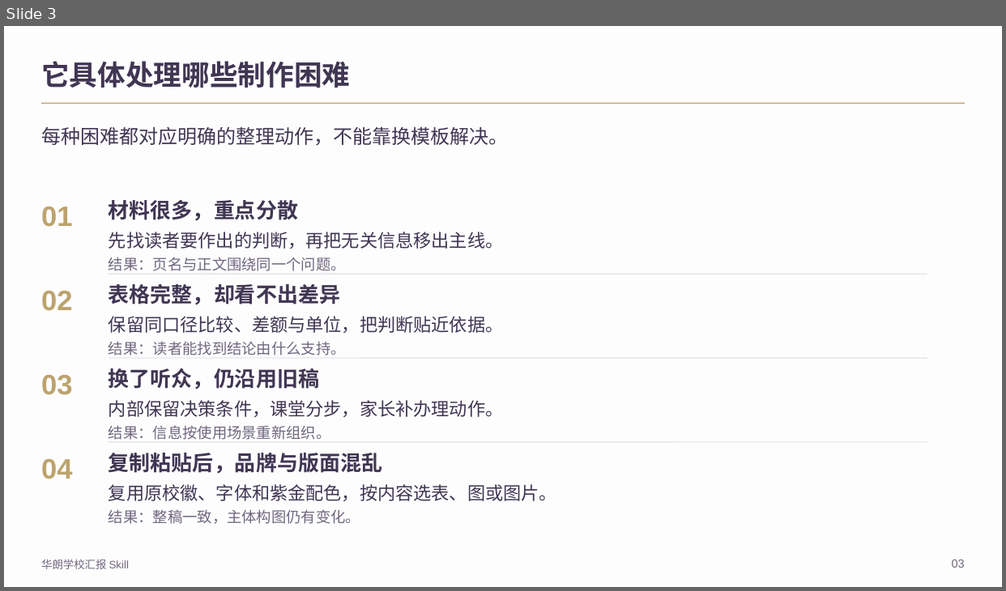
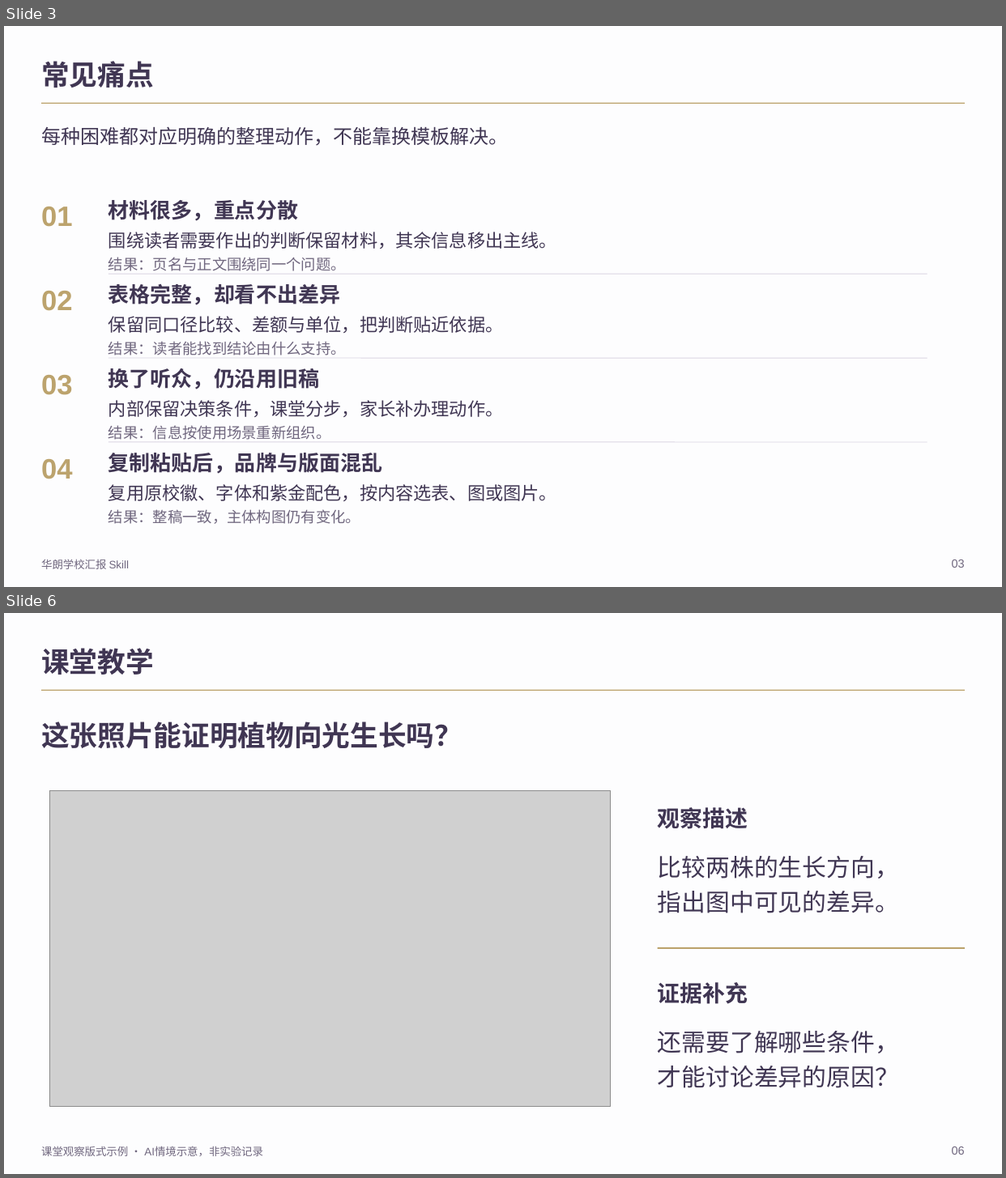
Before and after one commit to 2503668375-boop/hualang-ppt-skill, a slide deck: demo/hualang-skill-introduction.pptx. Shown one above the other, each under a label of ours: slide 3 before the commit, slides 3 and 6 after it; the slides between them are not shown. The pictures are 1006x591 and 1006x1178 pixels, drawn with LibreOffice and Linux fonts; fonts in the diff are those of the drawing; grey boxes stand for pictures; background and template pictures are left out. Boxes give left, top, right and bottom in pixels: in the first picture for what was removed or moved away, otherwise in the second. Text is boxed around its words. In the diff, an @@ line names an element or a change of style, - is before the commit and + after.

```diff
--- a/demo/hualang-skill-introduction.pptx
+++ b/demo/hualang-skill-introduction.pptx
@@ slide 6 added at box(4, 613, 1002, 1174), background #FDFDFE; not listed: 1 template element that a slide beside it also shows @@
@@ text added at box(41, 648, 154, 675), 27 pt, text #403653, bold @@
+课堂教学
@@ text added at box(41, 722, 462, 748), 27 pt, text #403653, bold @@
+这张照片能证明植物向光生长吗？
@@ picture added at box(49, 791, 612, 1107) @@
@@ text added at box(658, 807, 748, 829), 21.8 pt, text #403653, bold @@
+观察描述
@@ text added at box(658, 856, 900, 914), 23.2 pt, text #403653 @@
+比较两株的生长方向，
+指出图中可见的差异。
@@ line added from (658, 948) to (965, 948), #BCA36D 1.5 pt @@
@@ text added at box(658, 982, 748, 1004), 21.8 pt, text #403653, bold @@
+证据补充
@@ text added at box(658, 1031, 900, 1088), 23.2 pt, text #403653 @@
+还需要了解哪些条件，
+才能讨论差异的原因？
@@ text added at box(41, 1147, 263, 1157), 10.5 pt, text #70677F @@
+课堂观察版式示例 · AI情境示意，非实验记录
@@ text added at box(952, 1147, 965, 1155), 11.2 pt, text #70677F @@
+06
@@ slide 3 changed as well @@
@@ text at box(41, 61, 154, 88): text changed @@
-它具体处理哪些制作困难
+常见痛点
@@ text at box(108, 232, 557, 249): text changed @@
-先找读者要作出的判断，再把无关信息移出主线。
+围绕读者需要作出的判断保留材料，其余信息移出主线。
```
Also in this commit, not shown: 7 other slides changed, 4 other slides added, 5 slides removed, 26 other files.
